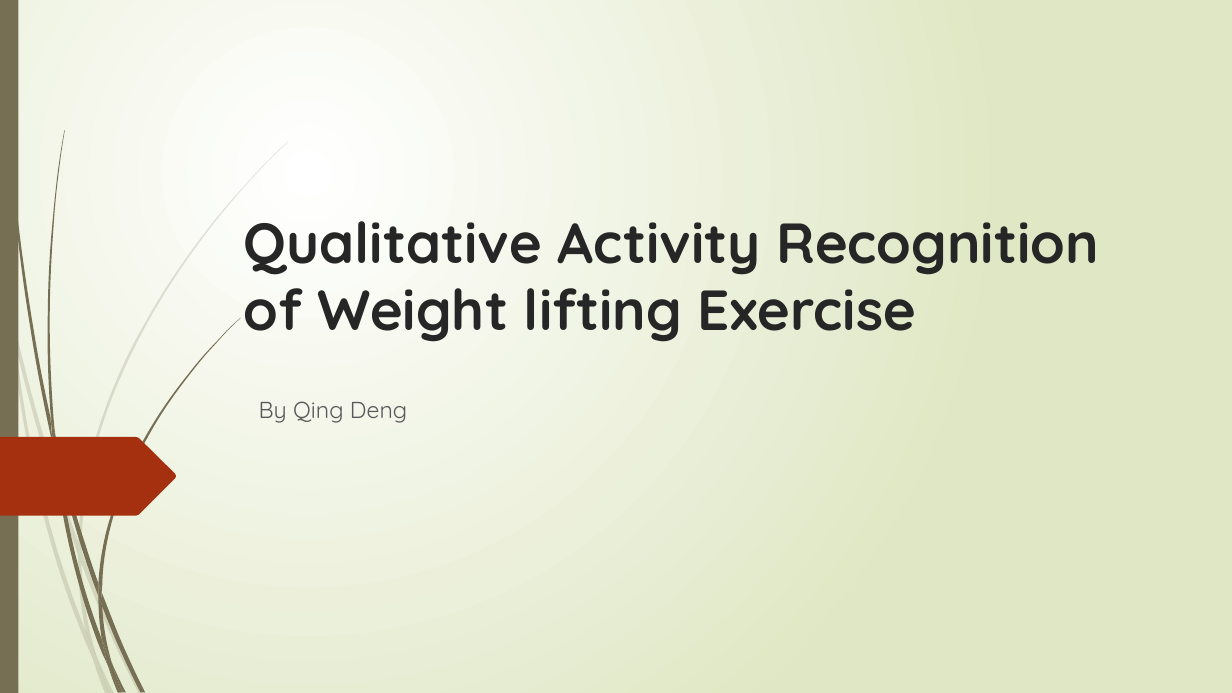
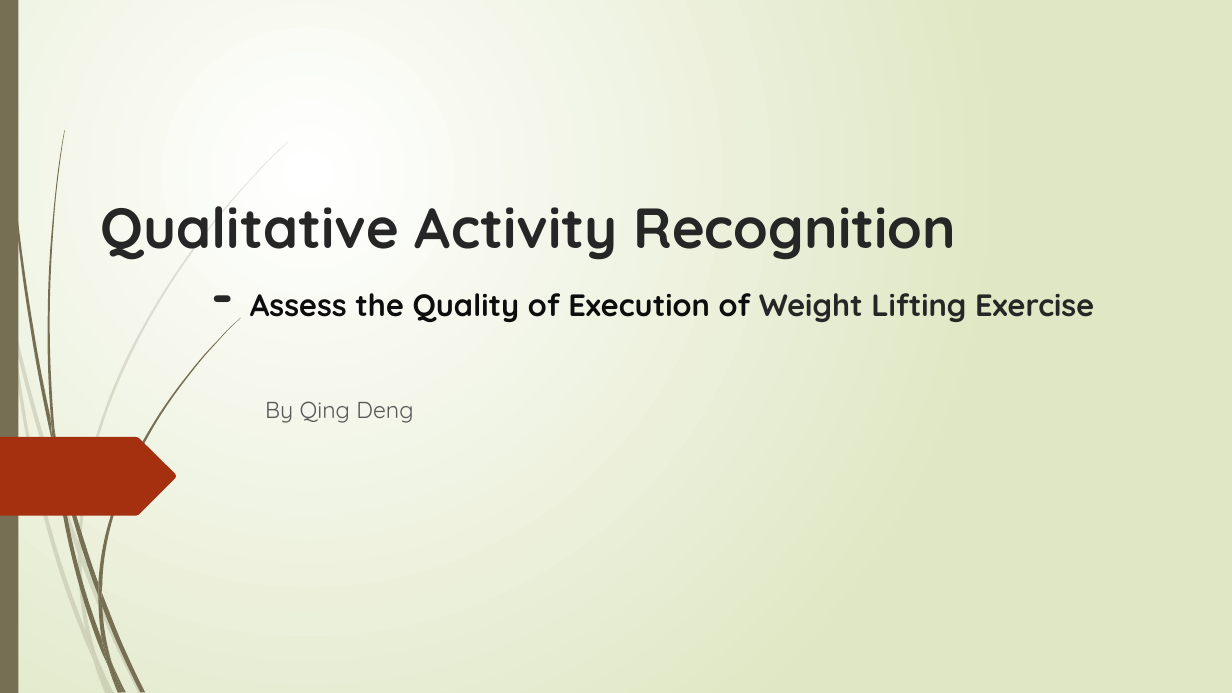
Before and after one commit to richarddeng88/data-minging-practice, a slide deck: slide 1 of final project.pptx. Drawn at 1232x693 pixels with LibreOffice and Linux fonts; fonts in the diff are those of the drawing. Boxes give left, top, right and bottom in pixels: in the first picture for what was removed or moved away, otherwise in the second. Text is boxed around its words. In the diff, an @@ line names an element or a change of style, - is before the commit and + after.

```diff
--- a/final project.pptx
+++ b/final project.pptx
@@ title at bbox=[101, 206, 1094, 322]: text changed; size 44 to 24 pt @@
-Qualitative Activity Recognition of Weight lifting Exercise
+Qualitative Activity Recognition
+- Assess the Quality of Execution of Weight Lifting Exercise
@@ subtitle "By Qing Deng": place and size @@
-subtitle "By Qing Deng" at bbox=[259, 401, 407, 423]
+subtitle "By Qing Deng" at bbox=[265, 401, 413, 423]
```
Also in this commit, not shown: 3 other slides changed, 5 slides added, 4 slides removed, 3 other files.
